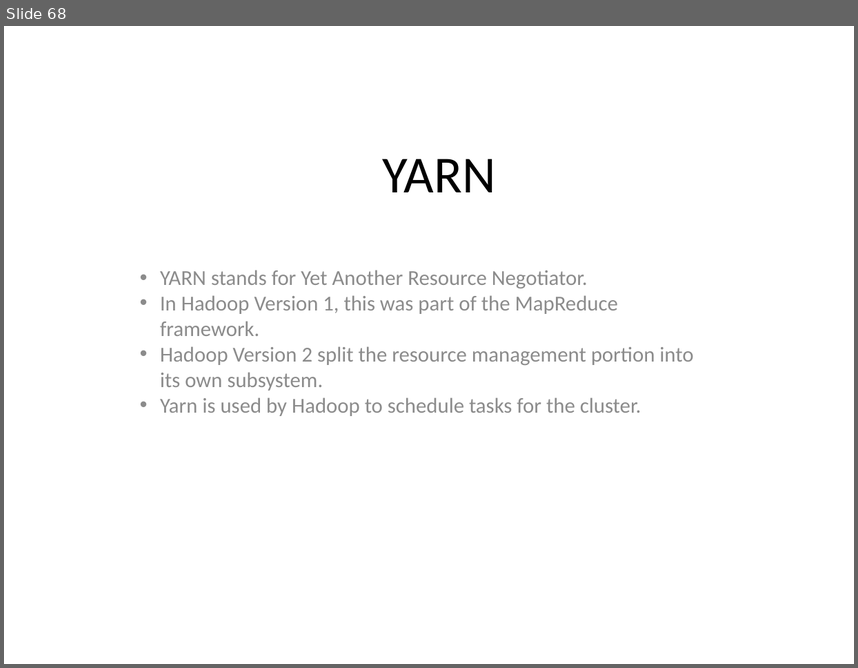
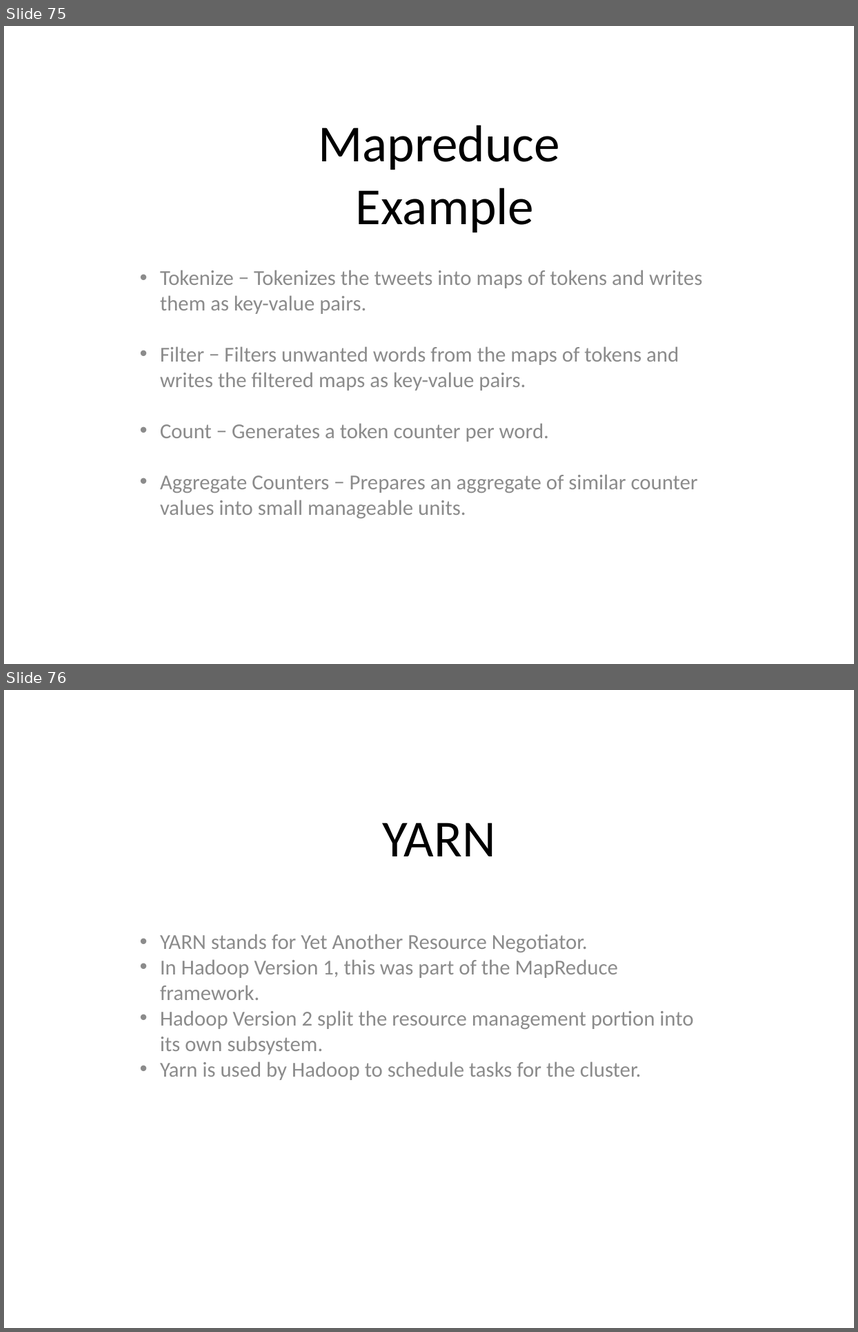
Before and after one commit to redmage123/hadoop, a slide deck: slides/The need for Big Data.pptx. Shown one above the other, each under a label of ours: slide 68 before the commit, slides 75 and 76 after it. The pictures are 858x668 and 858x1332 pixels, drawn with LibreOffice and Linux fonts; fonts in the diff are those of the drawing. Boxes give left, top, right and bottom in pixels: in the first picture for what was removed or moved away, otherwise in the second. Text is boxed around its words. In the diff, an @@ line names an element or a change of style, - is before the commit and + after.

```diff
--- a/slides/The need for Big Data.pptx
+++ b/slides/The need for Big Data.pptx
@@ slide 75 added at bbox=[4, 26, 854, 664], background #FFFFFF @@
@@ text added at bbox=[318, 125, 560, 232], 44 pt, text #000000 @@
+Mapreduce
+Example
@@ text added at bbox=[160, 270, 702, 518], 18 pt, text #8B8B8B @@
+• Tokenize − Tokenizes the tweets into maps of tokens and writes them as key-value pairs.
+• Filter − Filters unwanted words from the maps of tokens and writes the filtered maps as key-value pairs.
+• Count − Generates a token counter per word.
+• Aggregate Counters − Prepares an aggregate of similar counter values into small manageable units.
@@ what was slide 68 is now slide 76 @@
```
Also in this commit, not shown: 7 other slides added, 4 other files.
